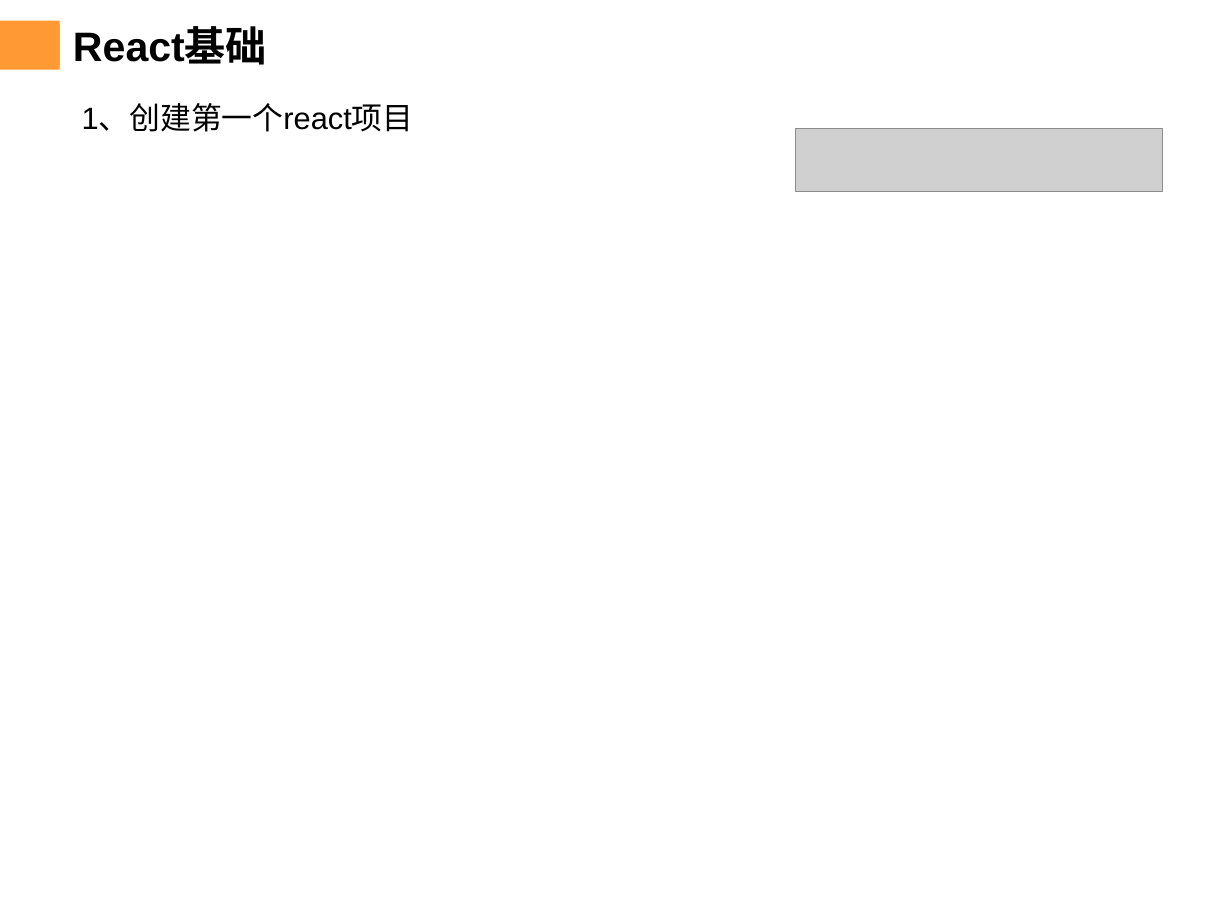
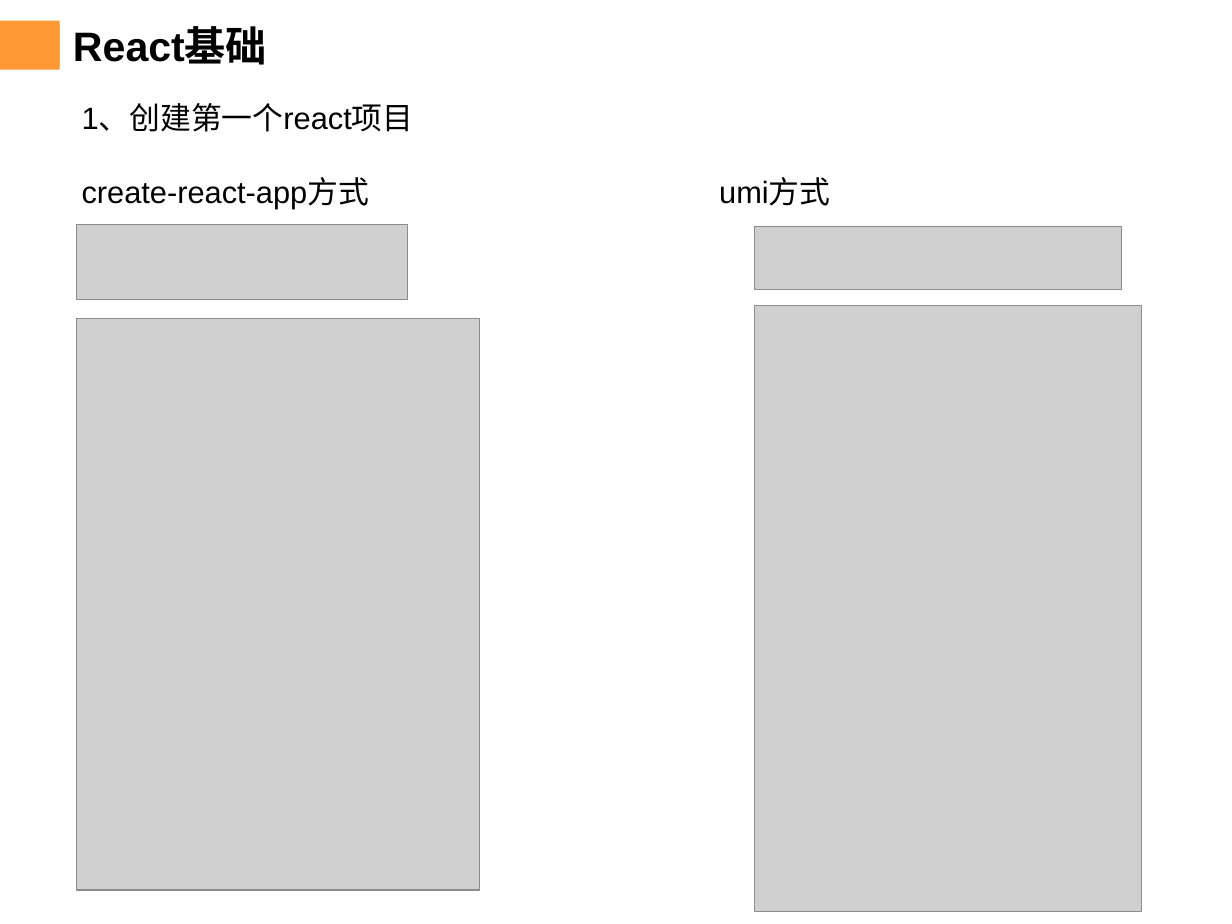
Before and after one commit to chenqiuli/JY-peixun-1, a slide deck: slide 7 of PPT内容-20240103-2.pptx. Drawn at 1232x924 pixels with LibreOffice and Linux fonts; fonts in the diff are those of the drawing; grey boxes stand for pictures; background and template pictures are left out. Boxes give left, top, right and bottom in pixels: in the first picture for what was removed or moved away, otherwise in the second. Text is boxed around its words. In the diff, an @@ line names an element or a change of style, - is before the commit and + after.

```diff
--- a/PPT内容-20240103-2.pptx
+++ b/PPT内容-20240103-2.pptx
@@ text at box(82, 178, 830, 208): paragraph added @@
+create-react-app方式 umi方式
@@ picture added at box(76, 224, 408, 299) @@
@@ picture: place and size @@
-picture at box(796, 128, 1163, 191)
+picture at box(755, 227, 1122, 290)
@@ picture added at box(76, 319, 479, 891) @@
@@ picture added at box(755, 306, 1142, 912) @@
```
Also in this commit, not shown: 4 other slides changed, 2 other files.
